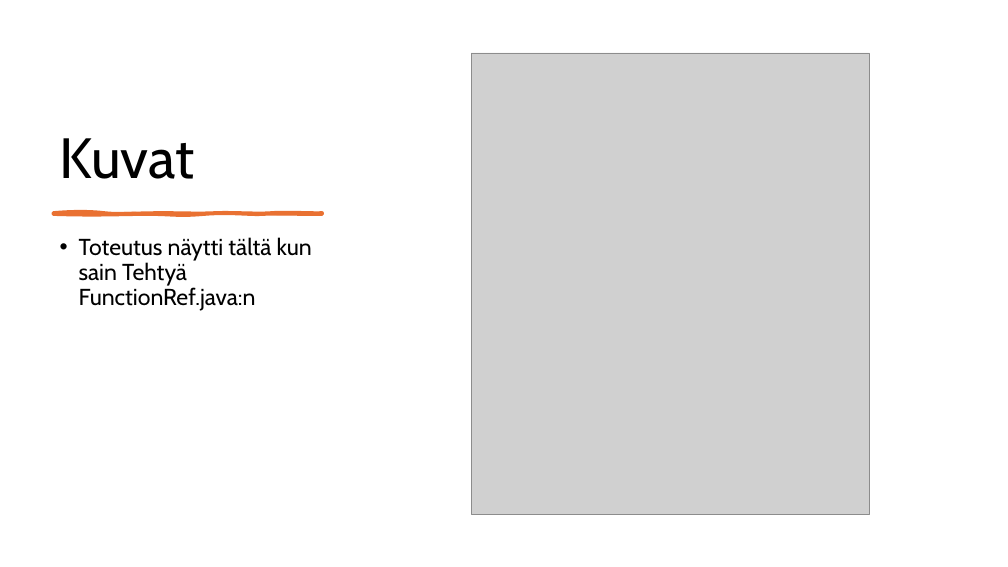
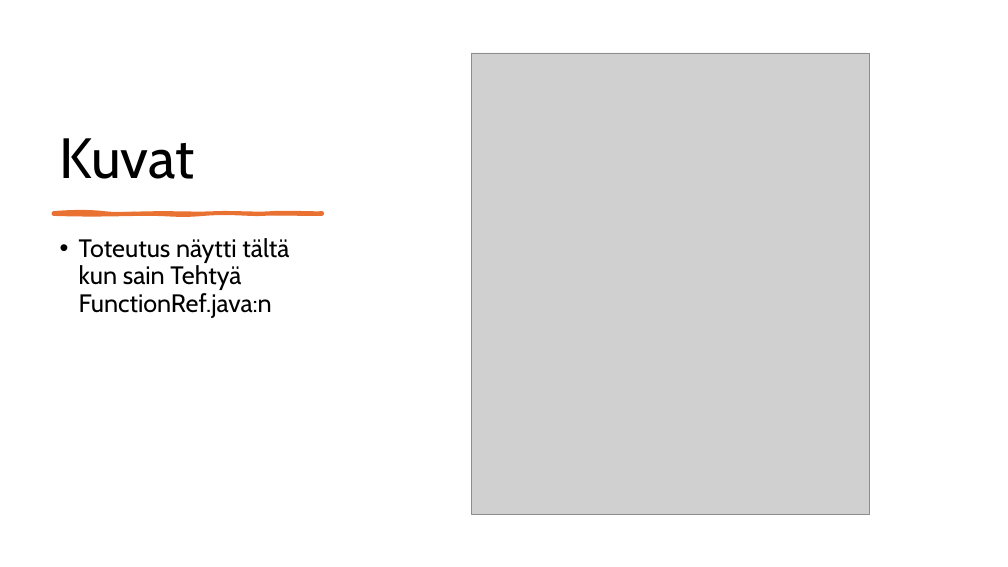
Before and after one commit to KenTee05/Tietoliikenene_sortTest_tyo, a slide deck: slide 3 of Sort test raportti.pptx. Drawn at 1008x567 pixels with LibreOffice and Linux fonts; fonts in the diff are those of the drawing; grey boxes stand for pictures. Boxes give left, top, right and bottom in pixels: in the first picture for what was removed or moved away, otherwise in the second. Text is boxed around its words. In the diff, an @@ line names an element or a change of style, - is before the commit and + after.

```diff
--- a/Sort test raportti.pptx
+++ b/Sort test raportti.pptx
@@ text "Toteutus näytti tältä kun sain ..." at [79, 238, 289, 318]: size 22 to 24 pt @@
```
Also in this commit, not shown: 2 other slides changed, 5 slides added.
